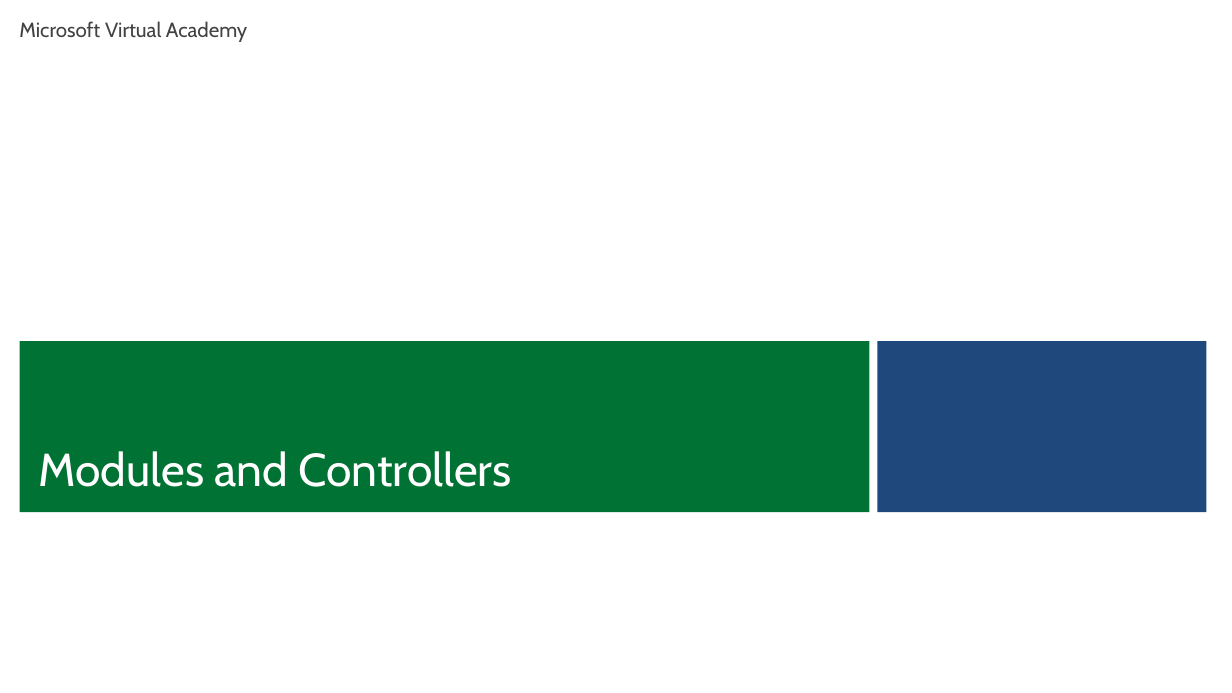
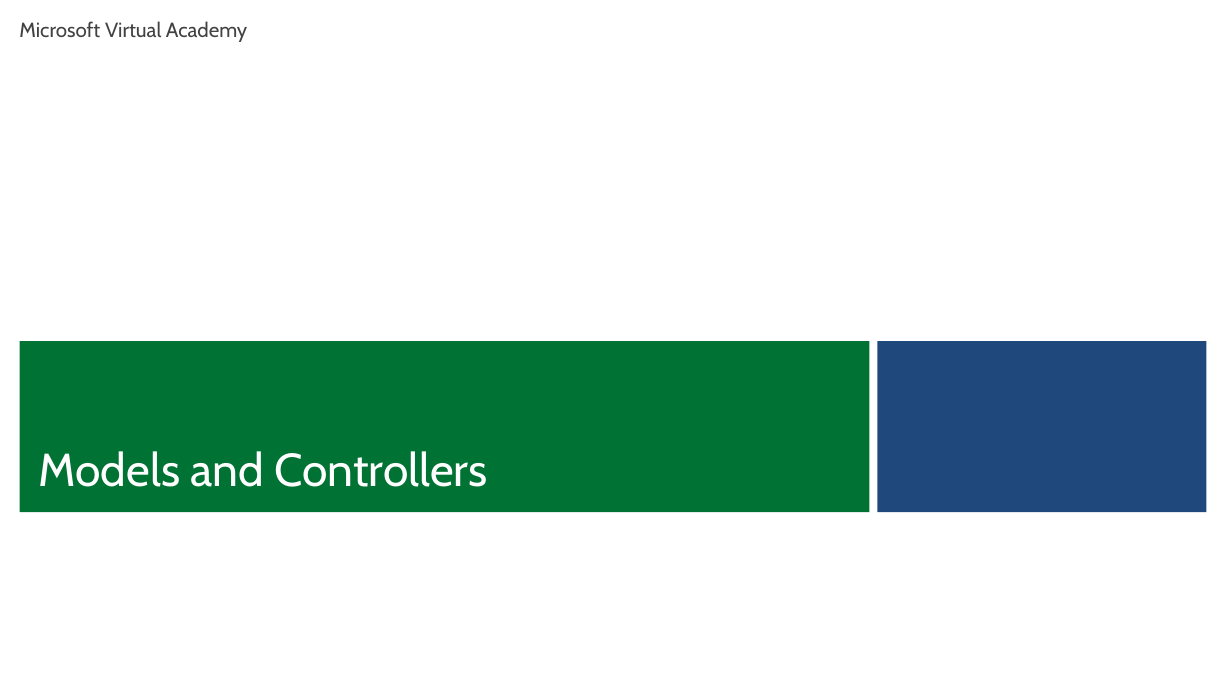
Before and after one commit to hwz/chirp, a slide deck: slide 10 of slides/module2.pptx. Drawn at 1232x693 pixels with LibreOffice and Linux fonts; fonts in the diff are those of the drawing; background and template pictures are left out. Boxes give left, top, right and bottom in pixels: in the first picture for what was removed or moved away, otherwise in the second. Text is boxed around its words. In the diff, an @@ line names an element or a change of style, - is before the commit and + after.

Commit message:
Module 2 slides

```diff
--- a/slides/module2.pptx
+++ b/slides/module2.pptx
@@ text at bbox=[39, 451, 488, 487]: text changed @@
-Modules and Controllers
+Models and Controllers
```
Also in this commit, not shown: 5 other slides changed, 9 slides added, 10 slides removed.
